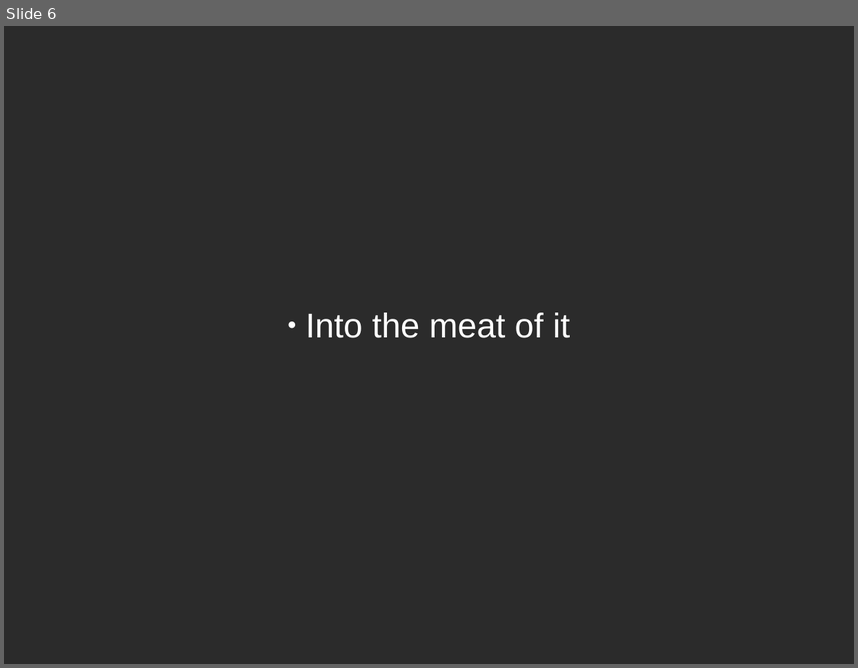
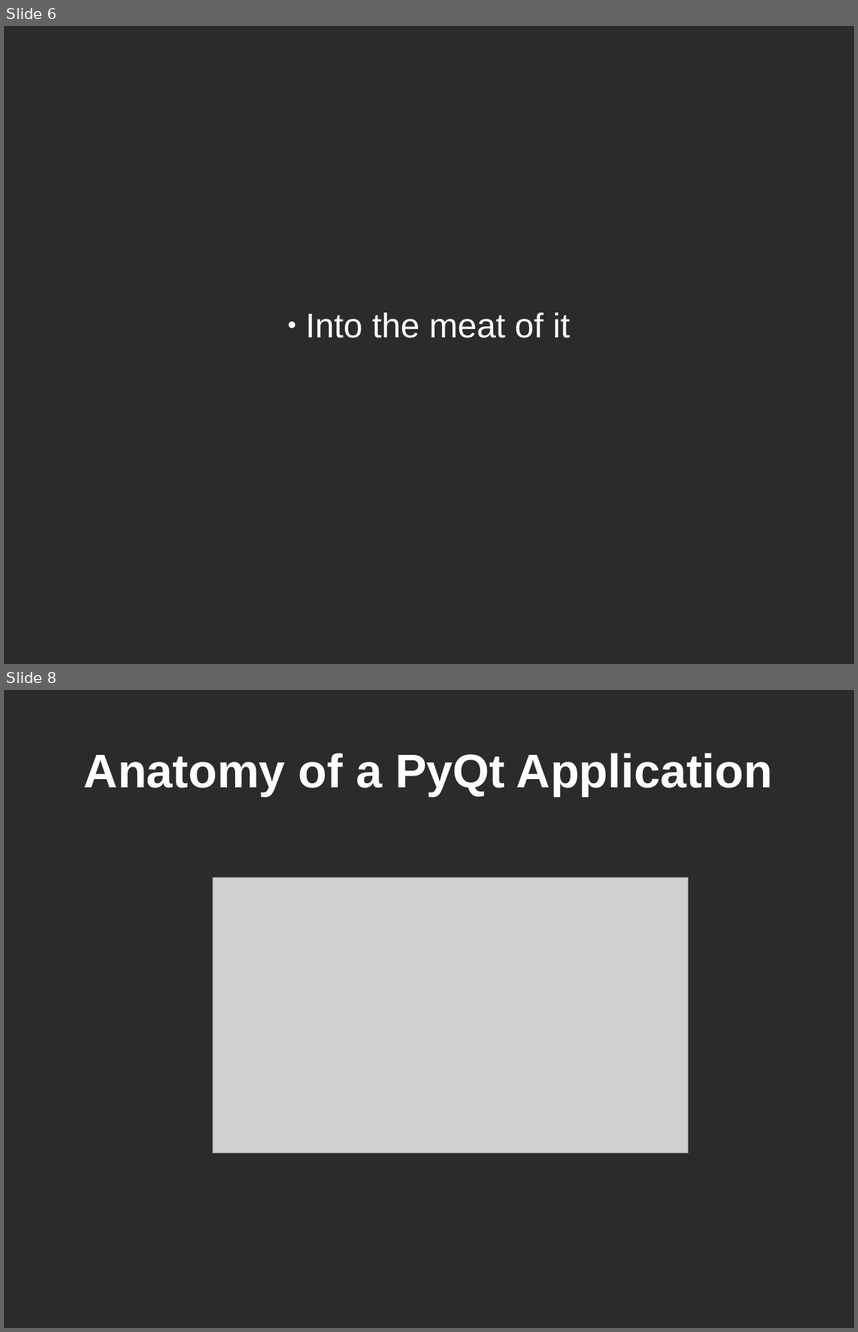
Before and after one commit to spmadden/sse-talks, a slide deck: PyQt/PyQt.odp. Shown one above the other, each under a label of ours: slide 6 before the commit, slides 6 and 8 after it; the slides between them are not shown. The pictures are 858x668 and 858x1332 pixels, drawn with LibreOffice and Linux fonts; fonts in the diff are those of the drawing; grey boxes stand for pictures; background and template pictures are left out; a plain dark background stands for a picture behind light text. Boxes give left, top, right and bottom in pixels: in the first picture for what was removed or moved away, otherwise in the second. Text is boxed around its words. In the diff, an @@ line names an element or a change of style, - is before the commit and + after.

```diff
--- a/PyQt/PyQt.odp
+++ b/PyQt/PyQt.odp
@@ slide 8 added at (x1=4, y1=690, x2=854, y2=1328), background picture (left out) @@
@@ title added at (x1=84, y1=753, x2=773, y2=796), 44 pt, text #FFFFFF, bold @@
+Anatomy of a PyQt Application
@@ picture added at (x1=212, y1=878, x2=688, y2=1153) @@
```
Also in this commit, not shown: 4 other slides added, 4 other files.
